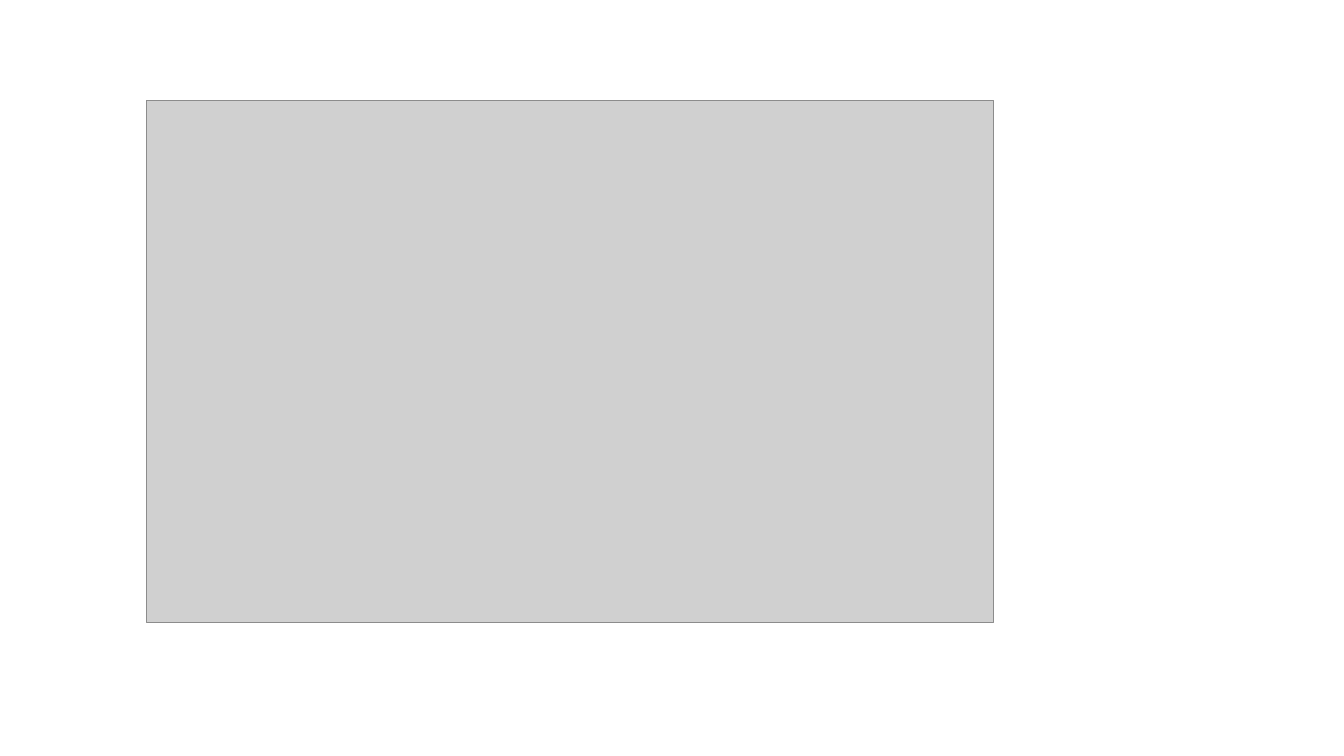
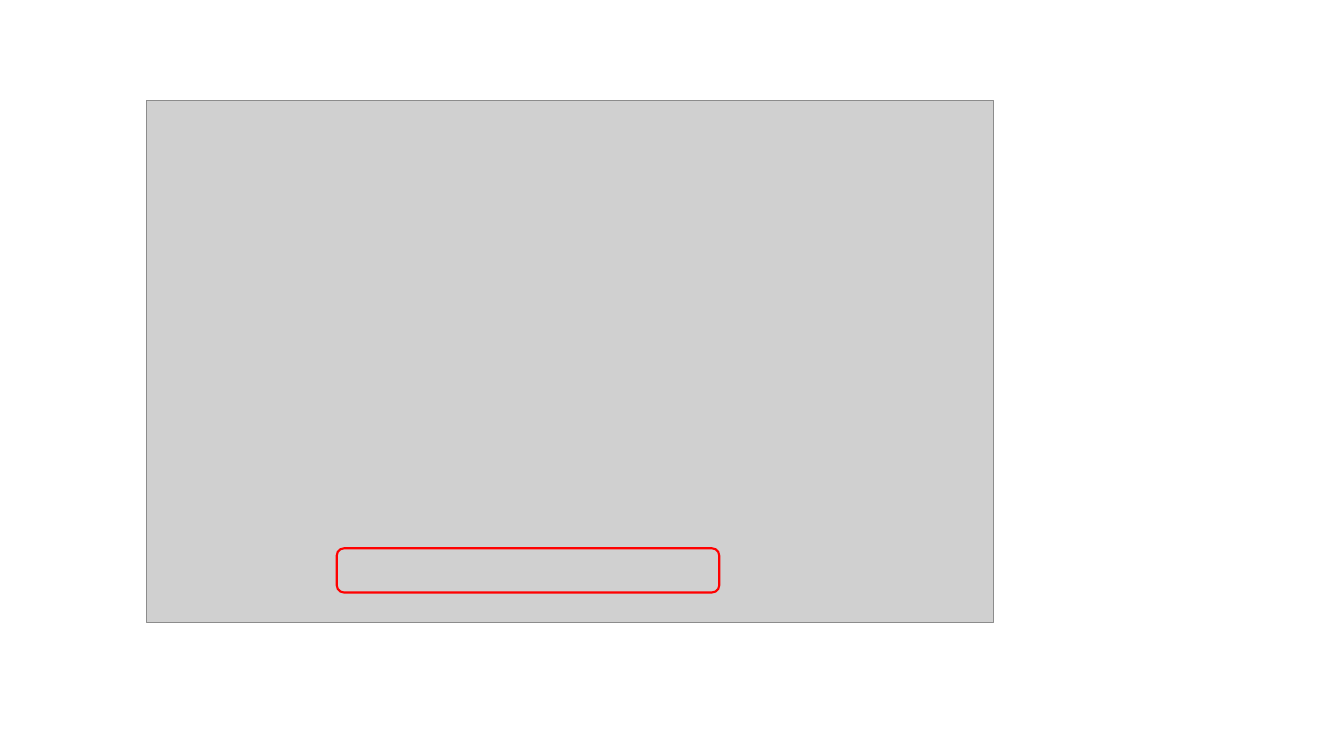
Before and after one commit to phil-a10/Talks, a slide deck: slide 28 of Data Engineering Using Free Tools/Learn Data Engineering For Free.pptx (slide 25 before the commit). Drawn at 1344x756 pixels with LibreOffice and Linux fonts; fonts in the diff are those of the drawing; grey boxes stand for pictures. Boxes give left, top, right and bottom in pixels: in the first picture for what was removed or moved away, otherwise in the second. Text is boxed around its words. In the diff, an @@ line names an element or a change of style, - is before the commit and + after.

```diff
--- a/Data Engineering Using Free Tools/Learn Data Engineering For Free.pptx
+++ b/Data Engineering Using Free Tools/Learn Data Engineering For Free.pptx
@@ rounded rectangle added at <box>337,548,720,593</box>, outline #FF0000 1.5 pt @@
```
Also in this commit, not shown: 3 other slides changed, 6 slides added, 3 other files.
